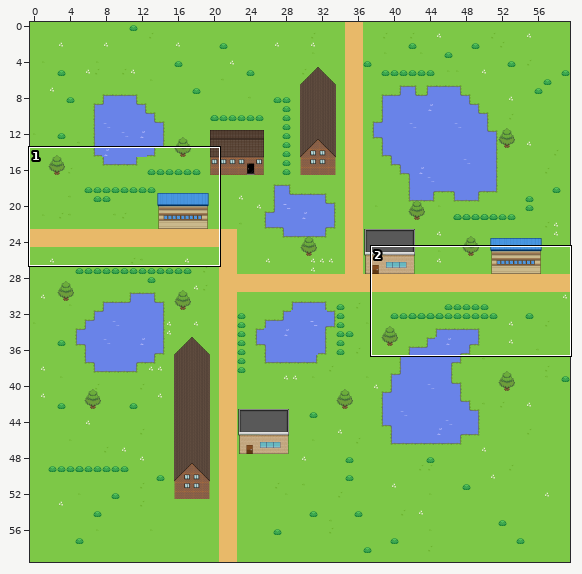
Tiled map, stored at core/assets/maps/map5.tmx. The first picture is a wide view before the edit; the outline marks the close-up.
Close-up. Before the edit:
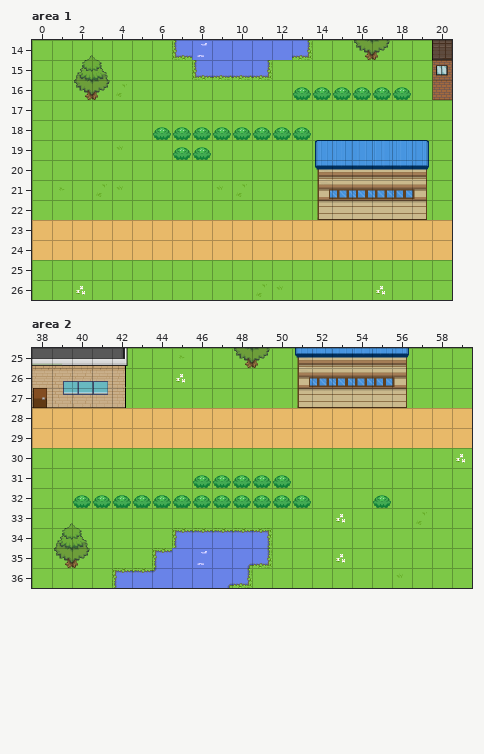
Cells are 32x32 px. Shown: area 1 x 0..20, y 14..26; area 2 x 38..59, y 25..36. The commit also changed other parts of the map, which this record leaves out.
The result:
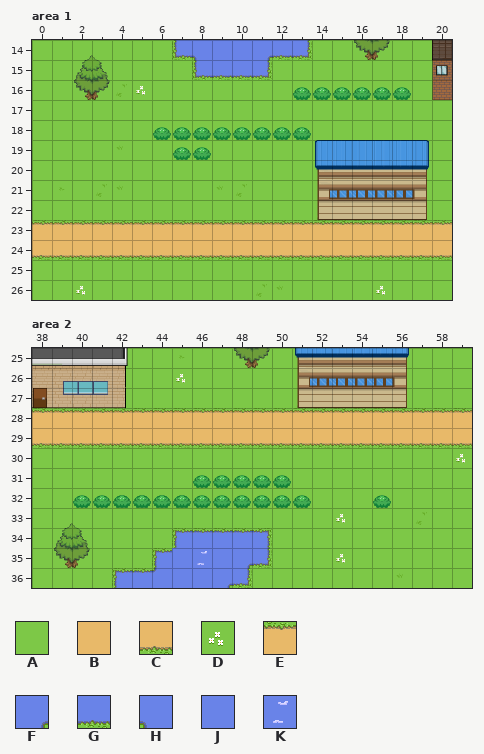
Key: from "Tileset": A 0, B 2, C 5, D 25, E 45, F 206, G 207, H 208, J 249, K 251.
_ is an empty cell, . an unchanged one.
Diff:
--- layer "Base", area 1
@@ x 5..5 @@
-16 A
+16 D
@@ x 0..20 @@
-23 BBBBBBBBBBBBBBBBBBBBB
-24 BBBBBBBBBBBBBBBBBBBBB
+23 EEEEEEEEEEEEEEEEEEEEE
+24 CCCCCCCCCCCCCCCCCCCCC
--- layer "Water", area 1
@@ x 8..12 @@
-14 K..JJ
+14 H..FG
--- layer "Base", area 2
@@ x 38..59 @@
-28 BBBBBBBBBBBBBBBBBBBBBB
-29 BBBBBBBBBBBBBBBBBBBBBB
+28 EEEEEEEEEEEEEEEEEEEEEE
+29 CCCCCCCCCCCCCCCCCCCCCC
Boxes around the changes in both close-ups, in picture pixels (x1, y1, x2, y2):
changed: (192, 43, 207, 60)
changed: (267, 55, 292, 60)
changed: (136, 86, 145, 95)
changed: (32, 220, 452, 260)
changed: (32, 408, 472, 448)
